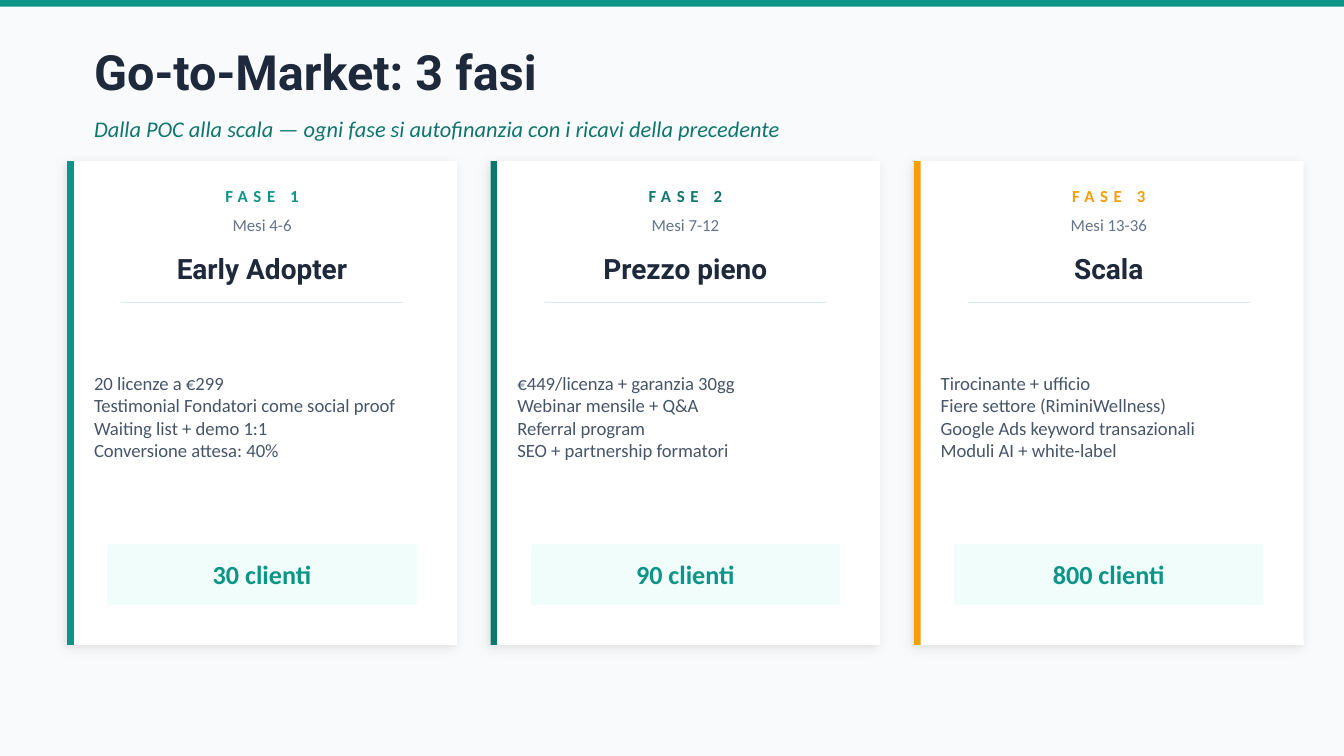
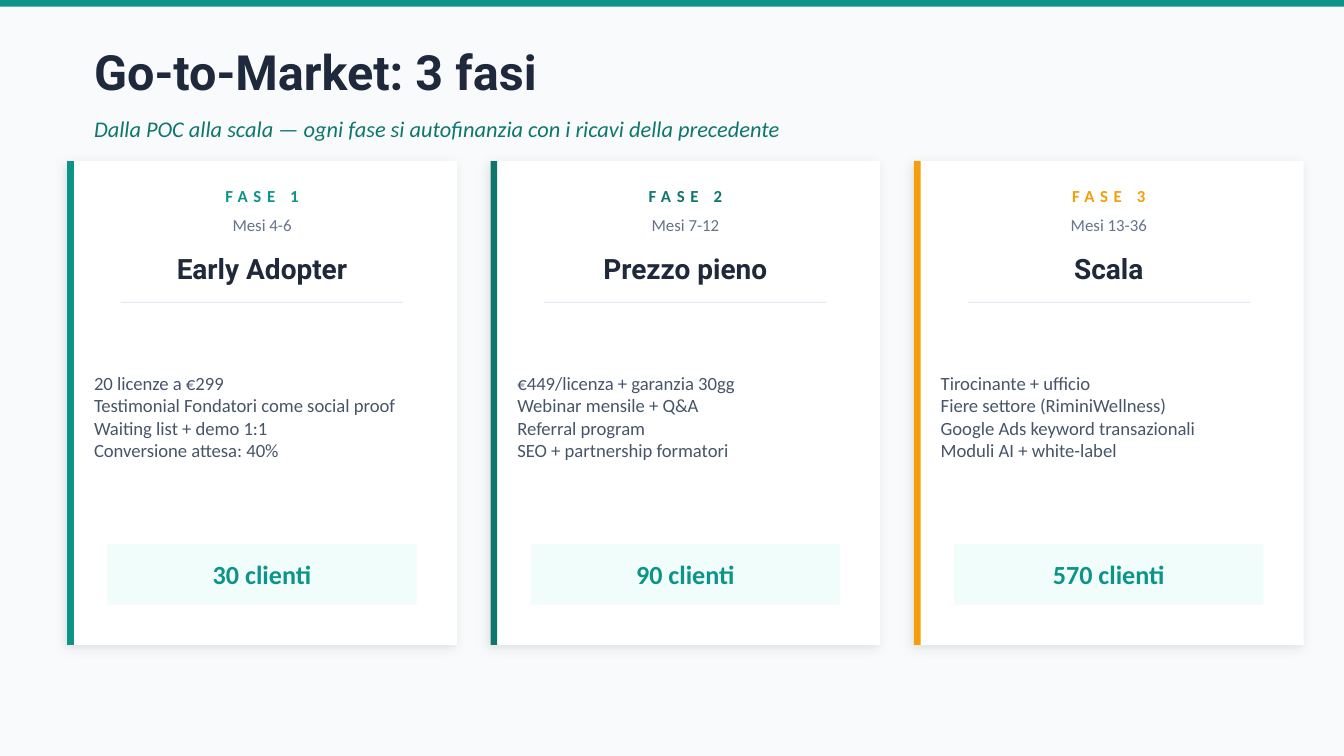
Before and after one commit to gverardo87-lab/FitManager_Studio-, a slide deck: slide 11 of docs/FitManager_PitchDeck.pptx. Drawn at 1344x756 pixels with LibreOffice and Linux fonts; fonts in the diff are those of the drawing. Boxes give left, top, right and bottom in pixels: in the first picture for what was removed or moved away, otherwise in the second. Text is boxed around its words. In the diff, an @@ line names an element or a change of style, - is before the commit and + after.

```diff
--- a/docs/FitManager_PitchDeck.pptx
+++ b/docs/FitManager_PitchDeck.pptx
@@ text at bbox=[1053, 565, 1164, 584]: text changed @@
-800 clienti
+570 clienti
```
Also in this commit, not shown: 4 other slides changed, 3 other files.
